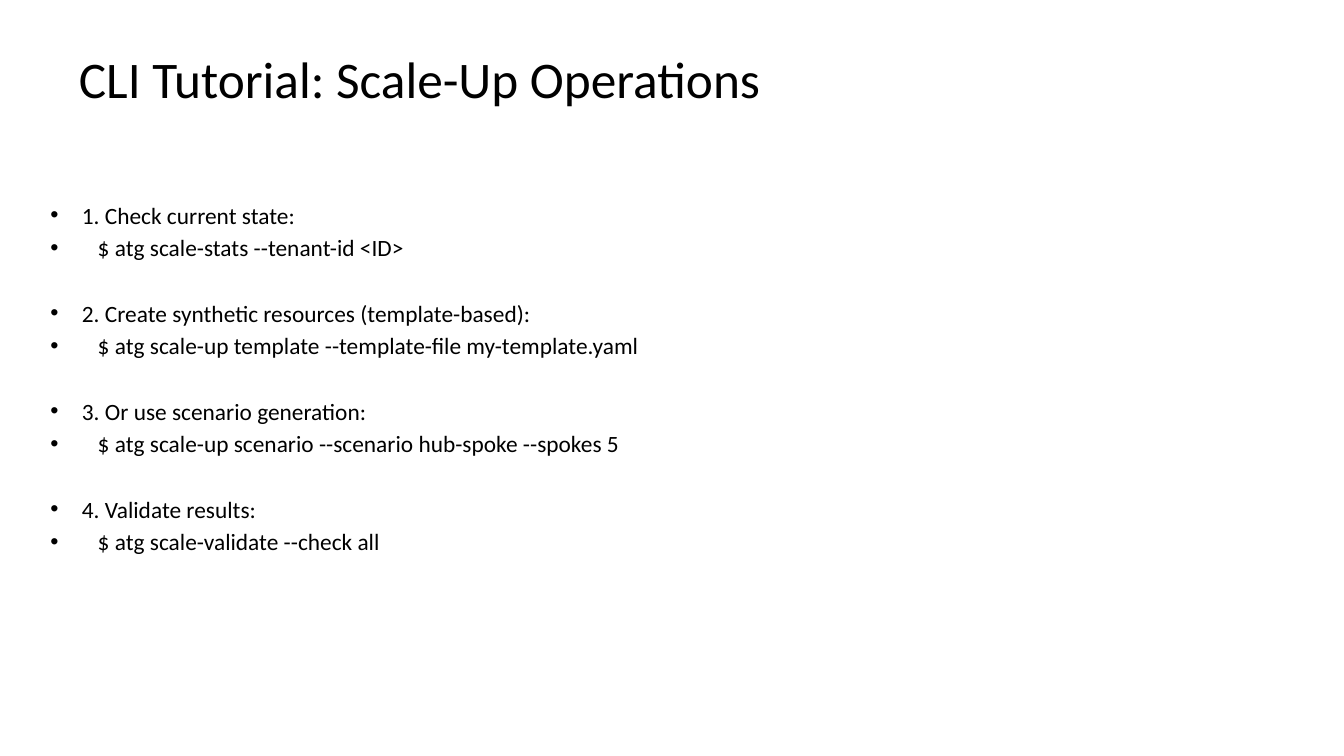
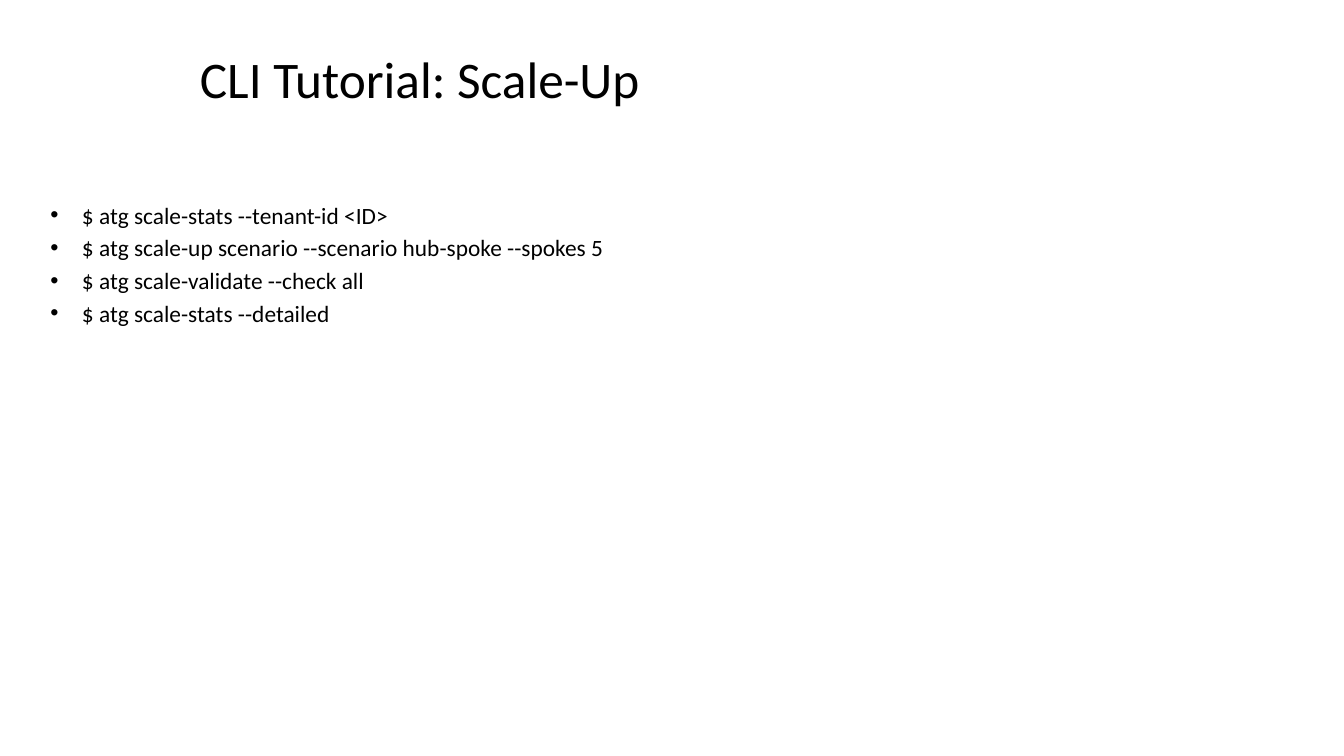
Before and after one commit to rysweet/azure-tenant-grapher, a slide deck: slide 10 of Scale_Operations_Implementation.pptx. Drawn at 1344x756 pixels with LibreOffice and Linux fonts; fonts in the diff are those of the drawing. Boxes give left, top, right and bottom in pixels: in the first picture for what was removed or moved away, otherwise in the second. Text is boxed around its words. In the diff, an @@ line names an element or a change of style, - is before the commit and + after.

```diff
--- a/Scale_Operations_Implementation.pptx
+++ b/Scale_Operations_Implementation.pptx
@@ title at (200, 62, 639, 107): text changed @@
-CLI Tutorial: Scale-Up Operations
+CLI Tutorial: Scale-Up
@@ text at (82, 207, 295, 224): paragraph removed @@
-• 1. Check current state:
@@ text at (82, 305, 638, 424): paragraphs removed @@
-• 2. Create synthetic resources (template-based):
-• $ atg scale-up template --template-file my-template.yaml
-• 3. Or use scenario generation:
@@ text at (99, 305, 329, 326): paragraph added @@
+• $ atg scale-stats --detailed
@@ text at (82, 501, 255, 518): paragraph removed @@
-• 4. Validate results:
```
Also in this commit, not shown: 13 other slides changed.
